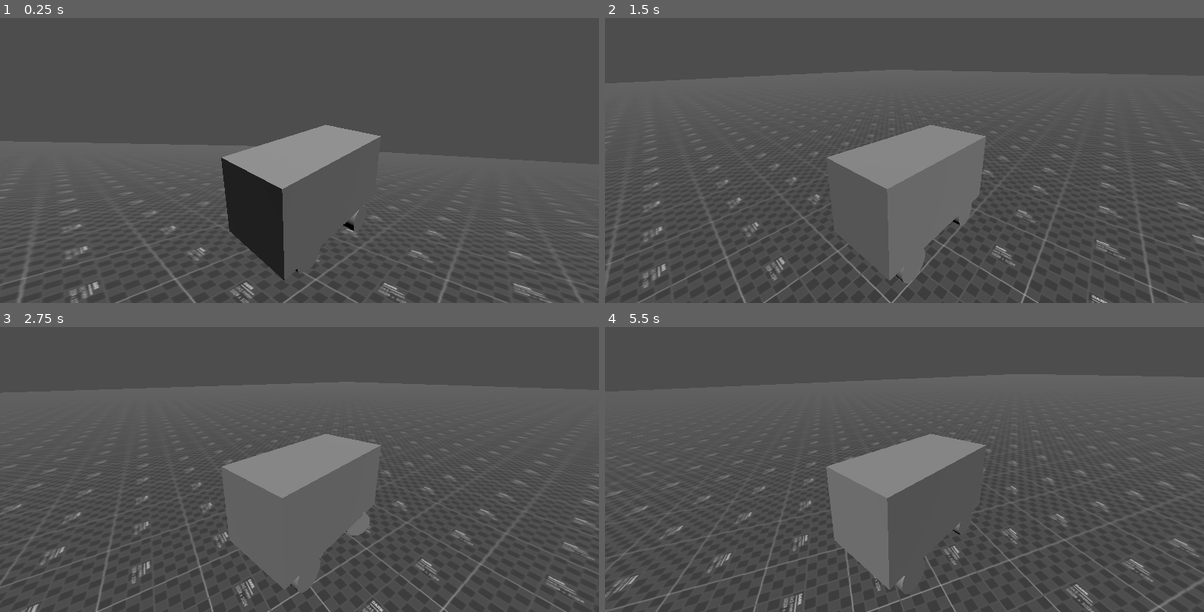
Above: before the commit, frames 1-4 (two rows, left to right).
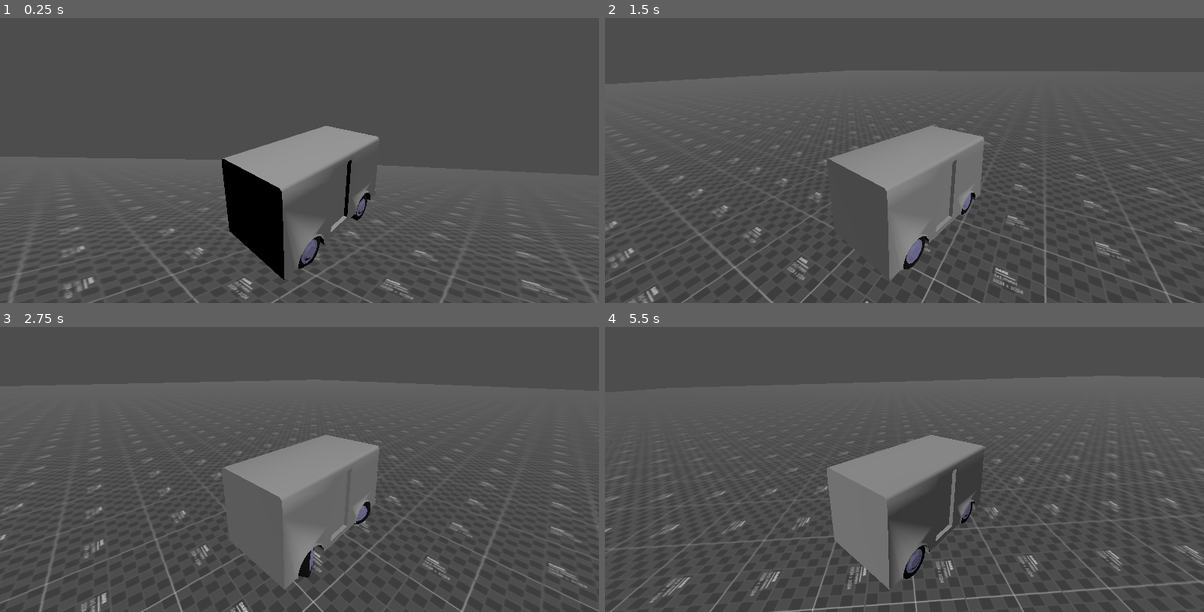
Above: after the commit, the same moments.

Repository: dairycultist/bus-game
Game: Godot game, scene res://scene.tscn
Two runs of this game, one before a commit and one after it. Both use one fixed random seed, a clock stepped at 60 frames per second and the inputs below.
Inputs:
- Up to frame 1 (0.25 s): no input
- Up to frame 2 (1.5 s): hold Right (ui_right) 0.53-1.28 s; hold Down (ui_down) from 1.28 s (still down)
- Up to frame 3 (2.75 s): release Down (ui_down) at 2.03 s; hold Right (ui_right) from 2.03 s (still down)
- Up to frame 4 (5.5 s): release Right (ui_right) at 2.78 s; hold Up (ui_up) 2.78-3.53 s; hold Left (ui_left) 3.53-5.03 s; hold Down (ui_down) from 5.03 s (still down)

The runs differ from the first frame. In frame 1, 6.1% of the frame differs, in the area x 0-100%, y 37-100%; in frame 2, 5.2%; in frame 3, 5.3%; in frame 4, 6.9%, in the area x 0-100%, y 33-100%.

Commit message:
Start working on bus model

Diff:
--- a/scene.tscn
+++ b/scene.tscn
@@ -2,6 +2,8 @@
 
 [ext_resource type="Texture2D" uid="uid://cehhwh13iv1au" path="res://debug.png" id="1_ulcgi"]
 [ext_resource type="Script" uid="uid://dpytpwwbk7if6" path="res://wheel.gd" id="2_nxogm"]
+[ext_resource type="ArrayMesh" uid="uid://v4cb2i4ank60" path="res://chassis.obj" id="2_u3cyc"]
+[ext_resource type="ArrayMesh" uid="uid://buk5qdy70xjwm" path="res://wheel.obj" id="3_3253y"]
 
 [sub_resource type="WorldBoundaryShape3D" id="WorldBoundaryShape3D_ulcgi"]
 
@@ -15,14 +17,6 @@
 
 [sub_resource type="BoxShape3D" id="BoxShape3D_nxogm"]
 size = Vector3(1, 1, 2)
-
-[sub_resource type="BoxMesh" id="BoxMesh_3253y"]
-size = Vector3(1, 1, 2)
-
-[sub_resource type="CylinderMesh" id="CylinderMesh_nxogm"]
-top_radius = 0.2
-bottom_radius = 0.2
-height = 0.2
 
 [node name="Node3D" type="Node3D"]
 
@@ -47,52 +41,54 @@
 shape = SubResource("BoxShape3D_nxogm")
 
 [node name="Mesh" type="MeshInstance3D" parent="Chassis"]
-mesh = SubResource("BoxMesh_3253y")
+mesh = ExtResource("2_u3cyc")
 
 [node name="WheelFront1" type="Node3D" parent="Chassis"]
-transform = Transform3D(1, 0, 0, 0, 1, 0, 0, 0, 1, -0.38, -0.923608, -0.6)
+transform = Transform3D(1, 0, 0, 0, 1, 0, 0, 0, 1, -0.38, -0.724, -0.6)
 script = ExtResource("2_nxogm")
 max_compression_distance = 0.5
 steered = 1
 drive_force = 100.0
 
 [node name="Mesh" type="MeshInstance3D" parent="Chassis/WheelFront1"]
-transform = Transform3D(-4.37114e-08, -1, 0, 1, -4.37114e-08, 0, 0, 0, 1, 0, 0.2, 0)
-mesh = SubResource("CylinderMesh_nxogm")
+transform = Transform3D(-1, 8.74228e-08, 0, -8.74228e-08, -1, 0, 0, 0, 1, 0, 0.2, 0)
+mesh = ExtResource("3_3253y")
 skeleton = NodePath("")
 
 [node name="WheelFront2" type="Node3D" parent="Chassis"]
-transform = Transform3D(1, 0, 0, 0, 1, 0, 0, 0, 1, 0.38, -0.923608, -0.6)
+transform = Transform3D(1, 0, 0, 0, 1, 0, 0, 0, 1, 0.38, -0.724, -0.6)
 script = ExtResource("2_nxogm")
 max_compression_distance = 0.5
 steered = 1
 drive_force = 100.0
 
 [node name="Mesh" type="MeshInstance3D" parent="Chassis/WheelFront2"]
-transform = Transform3D(-4.37114e-08, -1, 0, 1, -4.37114e-08, 0, 0, 0, 1, 0, 0.2, 0)
-mesh = SubResource("CylinderMesh_nxogm")
+transform = Transform3D(1, 0, 0, 0, 1, 0, 0, 0, 1, 0, 0.2, 0)
+mesh = ExtResource("3_3253y")
 skeleton = NodePath("")
 
 [node name="WheelBack1" type="Node3D" parent="Chassis"]
-transform = Transform3D(1, 0, 0, 0, 1, 0, 0, 0, 1, -0.38, -0.923608, 0.6)
+transform = Transform3D(1, 0, 0, 0, 1, 0, 0, 0, 1, -0.38, -0.724, 0.6)
 script = ExtResource("2_nxogm")
 max_compression_distance = 0.5
+steered = 2
 powered = false
 
 [node name="Mesh" type="MeshInstance3D" parent="Chassis/WheelBack1"]
-transform = Transform3D(-4.37114e-08, -1, 0, 1, -4.37114e-08, 0, 0, 0, 1, 0, 0.2, 0)
-mesh = SubResource("CylinderMesh_nxogm")
+transform = Transform3D(-1, 8.74228e-08, 0, -8.74228e-08, -1, 0, 0, 0, 1, 0, 0.2, 0)
+mesh = ExtResource("3_3253y")
 skeleton = NodePath("")
 
 [node name="WheelBack2" type="Node3D" parent="Chassis"]
-transform = Transform3D(1, 0, 0, 0, 1, 0, 0, 0, 1, 0.38, -0.923608, 0.6)
+transform = Transform3D(1, 0, 0, 0, 1, 0, 0, 0, 1, 0.38, -0.724, 0.6)
 script = ExtResource("2_nxogm")
 max_compression_distance = 0.5
+steered = 2
 powered = false
 
 [node name="Mesh" type="MeshInstance3D" parent="Chassis/WheelBack2"]
-transform = Transform3D(-4.37114e-08, -1, 0, 1, -4.37114e-08, 0, 0, 0, 1, 0, 0.2, 0)
-mesh = SubResource("CylinderMesh_nxogm")
+transform = Transform3D(1, 0, 0, 0, 1, 0, 0, 0, 1, 0, 0.2, 0)
+mesh = ExtResource("3_3253y")
 skeleton = NodePath("")
 
 [node name="DirectionalLight3D" type="DirectionalLight3D" parent="."]
Not shown, added: chassis.mtl
Not shown, added: chassis.obj
Not shown, added: chassis.obj.import
Not shown, added: wheel.mtl
Not shown, added: wheel.obj
Not shown, added: wheel.obj.import
